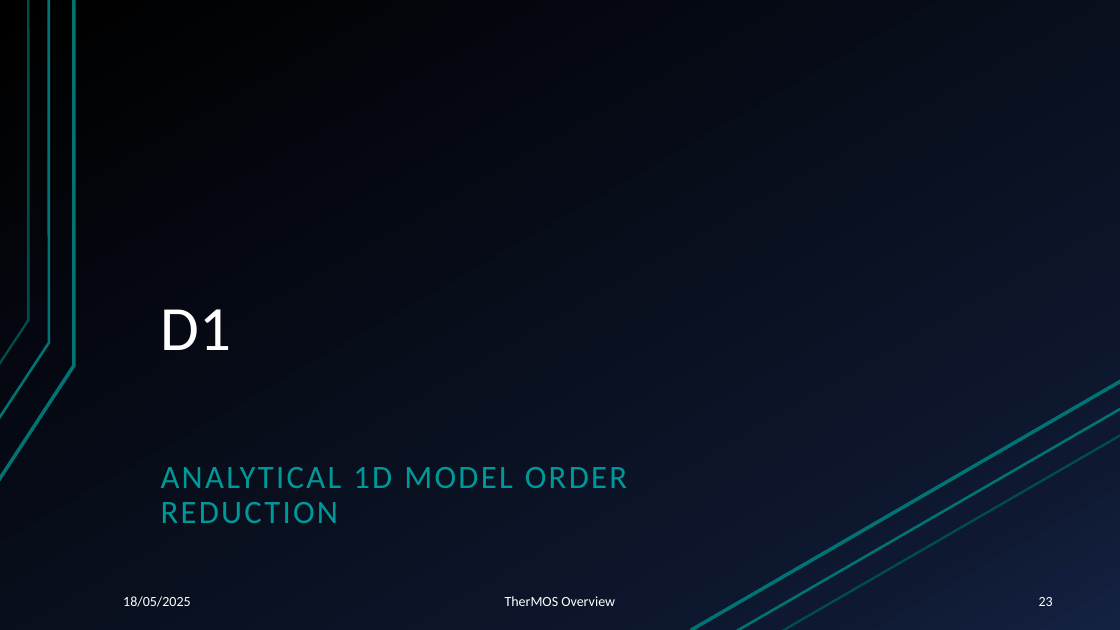
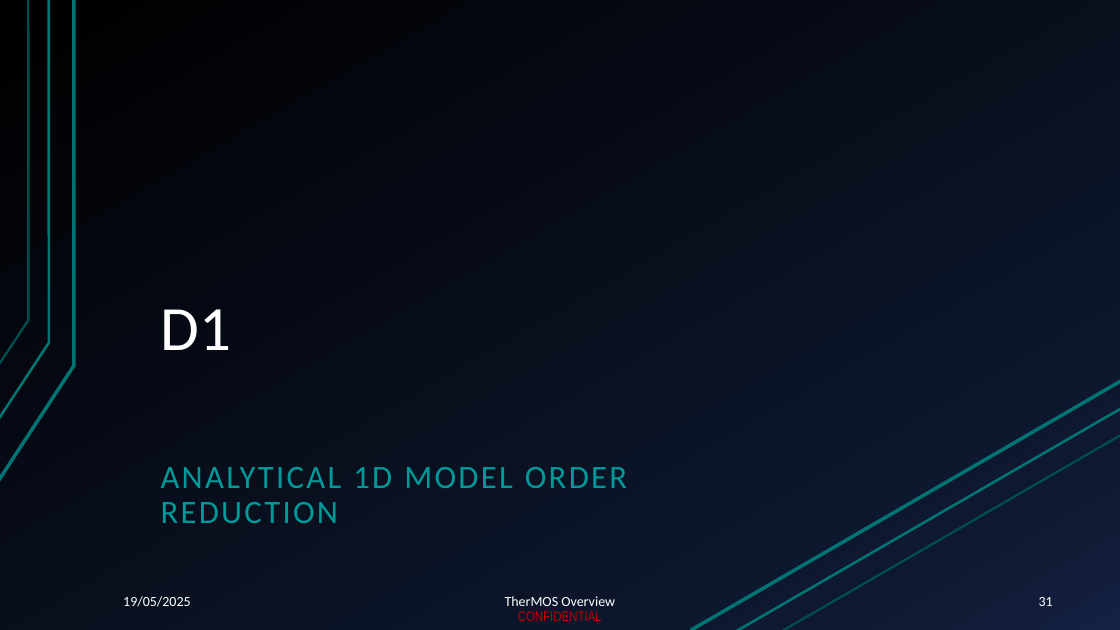
Before and after one commit to pascme05/TherMOS, a slide deck: slide 31 of docu/ppt/PR_250515_Thermos_Tutorial.pptx (slide 23 before the commit). Drawn at 1120x630 pixels with LibreOffice and Linux fonts; fonts in the diff are those of the drawing. Boxes give left, top, right and bottom in pixels: in the first picture for what was removed or moved away, otherwise in the second. Text is boxed around its words. In the diff, an @@ line names an element or a change of style, - is before the commit and + after.

```diff
--- a/docu/ppt/PR_250515_Thermos_Tutorial.pptx
+++ b/docu/ppt/PR_250515_Thermos_Tutorial.pptx
@@ text at (123,596,190,607): text changed @@
-18/05/2025
+19/05/2025
@@ page number at (1039,597,1053,606): text changed @@
-23
+31
@@ text added at (518,611,602,621), 12 pt, text #C00000 @@
+CONFIDENTIAL
```
Also in this commit, not shown: 44 other slides changed, 8 slides added.
